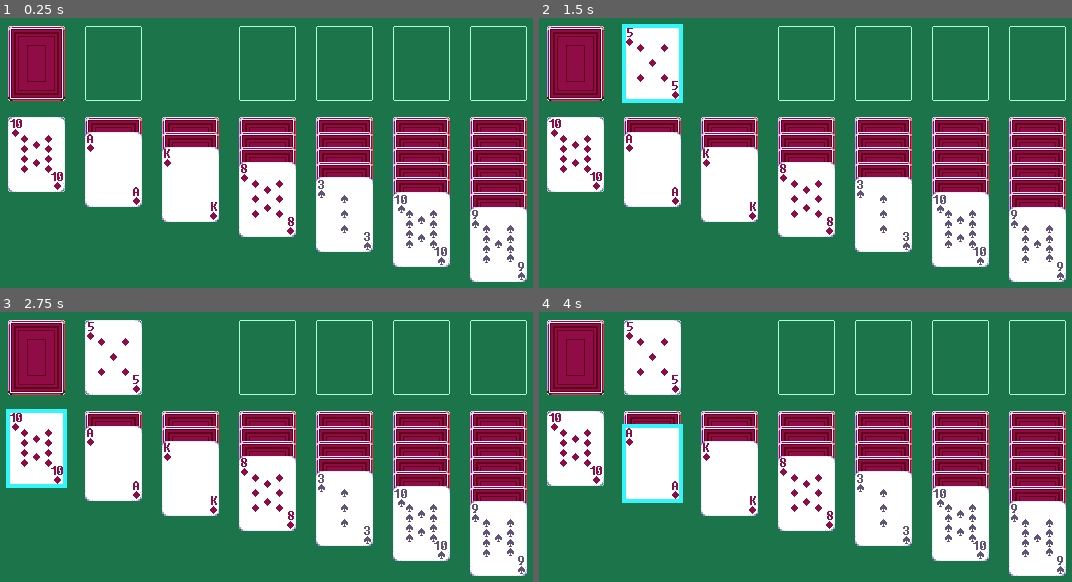
Above: before the commit, frames 1-4 (two rows, left to right).
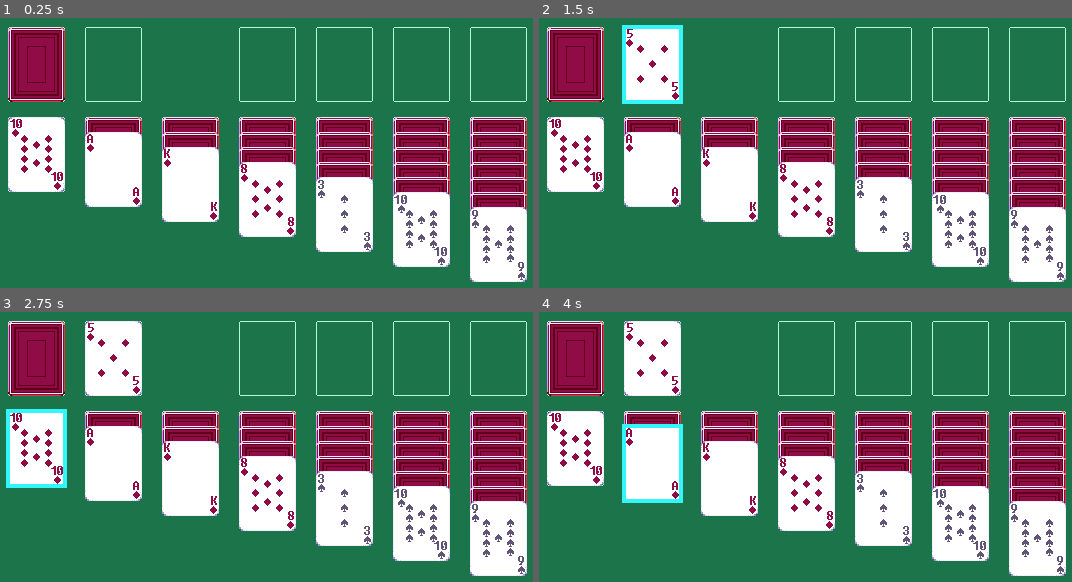
Above: after the commit, the same moments.

Repository: smolio/Basic-Solitaire
Game: Godot game, scene res://main_loop.tscn
Same seed, same stepped clock (60 frames per second), same inputs: the game is played once before the commit and once after it.
Inputs (mouse positions are in pixels of both pictures, inside the frame that each line leads up to):
- Up to frame 1 (0.25 s): no input
- Up to frame 2 (1.5 s): tap Enter at 0.5 s; drag from (576, 63) to (864, 155) at 0.52 s; tap Space at 1.25 s; drag from (650, 63) to (outside the picture) at 1.27 s
- Up to frame 3 (2.75 s): tap Enter at 2 s; move the mouse to (37, 449) at 2.02 s; click (37, 449) at 2.17 s
- Up to frame 4 (4 s): tap Space at 2.75 s; drag from (650, 449) to (640, 490) at 2.77 s; tap Enter at 3.5 s; drag from (650, 463) to (837, 581) at 3.52 s

The runs differ from the first frame. In frame 1, 1.4% of the frame differs, in the area x 1-99%, y 2-32%; in frame 2, 1.5%; in frame 3, 1.5%; in frame 4, 1.5%.

Commit message:
adjusted sizing parameters for window and layout
Minor adjustment in Card, deactivating unneeded portions

Diff:
--- a/Main.gd
+++ b/Main.gd
@@ -1,27 +1,45 @@
 extends Node
 
-#signal initialized_collections
 
 @export var margins: CardLayoutMargins
 @export var CM: Node
 @export var SM: Node
 @export var TM: Node
 
+
+enum gamestate {NEW_GAME, LOAD_GAME}
+
 var suits: Array = ["spade", "diamond", "club", "heart"]
-var values: Array = ["A","2","3","4","5","6","7","8","9","10","J","Q","K"]
+#var values: Array = ["A","2","3","4","5","6","7","8","9","10","J","Q","K"]
 
 var full_deck: Array = []
 
 var pckd_card = preload("res://Objects/Card.tscn")
 
+#var viewport_height = ProjectSettings.get_setting("display/window/size/viewport_height")
+#var viewport_width = ProjectSettings.get_setting("display/window/size/viewport_width")
+#var project_aspect_ratio = viewport_height / viewport_width
+#var project_aspect_ratio =  Vector2i(viewport_width, viewport_height).aspect()
+#const project_aspect_ratio = 600.0 / 560.0
+
 
 func _ready():
+	print_debug(margins.min_screen_width)
+	print_debug(margins.min_screen_length)
+
+	get_window().set_min_size(Vector2i(margins.min_screen_width, margins.min_screen_length))
+	#get_window().size_changed.connect(set_window_aspect_ratio)
+
 	initialize_deck()
 	initialize_caches()
 
 	#Add Tableau Cards to Scene
 	$TableauManager/TableauStacks.call("setup_table")
 
+
+#func set_window_aspect_ratio():
+#	print("size_changed")
+#	get_window().size = Vector2i(get_window().size.x, get_window().size.x * project_aspect_ratio)
 
 func initialize_deck():
 	full_deck.clear()
@@ -32,16 +50,16 @@
 		#For each value in suit
 		for j in range(13):
 			var new_card = pckd_card.instantiate()
-			new_card.setup([suits[i],values[j],Card.FACEDOWN])
+			new_card.setup([suits[i],j,Card.FACEDOWN])
 			full_deck.append(new_card)
 	full_deck.shuffle()
+
 
 func initialize_caches():
 	CM.stockpile.deck = initialize_collection(StockDataStruct, 24)
 	TM.tableau.tabl = initialize_collection(TableauDataStruct, 28)
 	SM.foundations.foundation = initialize_collection(FoundationDataStruct, 0)
 	CM.wastepile.pile = initialize_collection(WasteDataStruct, 0)
-	#initialized_collections.emit()
 
 
 func initialize_collection(collection_type: Object, number: int):
@@ -49,13 +67,20 @@
 
 	for i in range(number):
 		cards.append(full_deck.pop_back())
-	#ResourceSaver.save(coll, "res://Cache/%s.tres" % collection_type)
+
 	if cards.size() > 0:
 		return collection_type.new(cards)
 	else:
 		return collection_type.new()
 
 
+func save_game():
+	#ResourceSaver.save(coll, "res://Cache/%s.tres" % collection_type)
+
+	#Need to include a way to skip initialization if loading a saved game
+	pass
+
+
 func reset_game():
 	#free children and re-initialize deck and caches
 	pass
--- a/Objects/Card.gd
+++ b/Objects/Card.gd
@@ -26,7 +26,7 @@
 #var card_attr = ["spade", "K", FACEUP]
 
 #Card should be initialized with a suit, value, and face position
-func setup(card_attr: Array):
+func setup(card_attr: Array) -> void:
 
 	#Set the suit
 	self.suit = card_attr[0]
@@ -38,18 +38,20 @@
 		"diamond","heart":
 			self.color = suit_color.RED
 
-	#Set integer value
-	match card_attr[1]:
-		"A":
-			self.value = 1
-		"J":
-			self.value = 11
-		"Q":
-			self.value = 12
-		"K":
-			self.value = 13
-		_:
-			self.value = int(card_attr[1])
+	#Set the card value (#1 - #13)
+	self.value = card_attr[1] + 1
+#	#Set integer value
+#	match card_attr[1]:
+#		"A":
+#			self.value = 1
+#		"J":
+#			self.value = 11
+#		"Q":
+#			self.value = 12
+#		"K":
+#			self.value = 13
+#		_:
+#			self.value = int(card_attr[1])
 
 	#Set the face position
 	self.face = card_attr[2]
@@ -80,12 +82,12 @@
 			log_move_command(self)
 
 
-func _on_focus_entered():
+func _on_focus_entered() -> void:
 	selected = true
 	$Outline.show()
 
 
-func _on_focus_exited():
+func _on_focus_exited() -> void:
 	selected = false
 	$Outline.hide()
 
@@ -119,24 +121,24 @@
 
 
 
-func log_select_command(target):
+func log_select_command(target: Card) -> void:
 	var new_select_command = select_scn.instantiate()
 	self.add_child(new_select_command)
 	print_debug(target)
 
 
-func log_move_command(target):
+func log_move_command(target: Card) -> void:
 	var new_move_command = move_scn.instantiate()
 	self.add_child(new_move_command)
 	print_debug(target)
 
 
-func flip():
-	#if self.condition.flippable:
-	self.face = FACEUP
-#	$ImageFrames.frame = FACEUP
-#	condition.flippable = false
-#	condition.draggable = true
+#func flip():
+#	#if self.condition.flippable:
+#	self.face = FACEUP
+##	$ImageFrames.frame = FACEUP
+##	condition.flippable = false
+##	condition.draggable = true
 
 
 func set_face(new_value):
@@ -144,6 +146,7 @@
 	match face:
 		FACEUP:
 			$ImageFrames.set_frame(FACEUP)
+			self.mouse_filter = Control.MOUSE_FILTER_STOP
 			condition.draggable = true
 			condition.flippable = false
 		FACEDOWN:
--- a/Objects/Card.tscn
+++ b/Objects/Card.tscn
@@ -23,6 +23,7 @@
 offset_bottom = 75.0
 grow_horizontal = 2
 grow_vertical = 2
+mouse_filter = 2
 mouse_default_cursor_shape = 2
 script = ExtResource("1_3p3j4")
 metadata/_edit_use_anchors_ = true
--- a/Objects/Resources/CardLayoutMargins.gd
+++ b/Objects/Resources/CardLayoutMargins.gd
@@ -1,20 +1,52 @@
 class_name CardLayoutMargins
 extends Resource
 
-#Create a Resource of CardLayoutMargins?
-# CardWidth = 57 ; CardLength = 75 ; CardStackMargin = 15 ; FoundationRowAxis = 39 ; TableauRowYAxis = 130 ; TableauColXAxis = 77 ; LeftMargin = 20
-#To create moveable outlines on the table, create a transparent CardOutline file and import a pure green background
 
-#Distance from left side of screen to left edge of 1st column card - X-Axis
-@export var card_width: int
-@export var card_length: int
+var _card_width: int
+@export var card_width: int:
+	get: return _card_width
+	set(value): _card_width = value; calculate_screen_size()
 
-@export var play_area_left_margin: int
-@export var play_area_top_margin: int
+var _card_length: int
+@export var card_length: int:
+	get: return _card_length
+	set(value): _card_length = value; calculate_screen_size()
 
-@export var row_distance: int
-@export var column_distance: int
+#Distance from left side of screen to left edge of 1st column card - (x,0)
+var _play_area_left_margin: int
+@export var play_area_left_margin: int:
+	get: return _play_area_left_margin
+	set(value): _play_area_left_margin = value; calculate_screen_size()
 
-@export var card_stack_margin: int
+#Distance from top of screen to top edge of 1st row of cards - (0, y)
+var _play_area_top_margin: int
+@export var play_area_top_margin: int:
+	get: return _play_area_top_margin
+	set(value): _play_area_top_margin = value; calculate_screen_size()
 
-@export var tableau_top_margin: int
+#Distance between rows of cards
+var _row_distance: int
+@export var row_distance: int:
+	get: return _row_distance
+	set(value): _row_distance = value; calculate_screen_size()
+
+#Distance between columns of cards
+var _column_distance: int
+@export var column_distance: int:
+	get: return _column_distance
+	set(value): _column_distance = value; calculate_screen_size()
+
+#Distance between two cards that are stacked on top of each other
+var _card_stack_margin: int
+@export var card_stack_margin: int:
+	get: return _card_stack_margin
+	set(value): _card_stack_margin = value; calculate_screen_size()
+
+#Screen Size
+@export var min_screen_width: int
+@export var min_screen_length: int
+
+
+func calculate_screen_size():
+	min_screen_width = (2 * _play_area_left_margin) + (7 * _card_width) + (6 * _column_distance) # (x,0) value
+	min_screen_length = (2 * _play_area_top_margin) + (2 * _card_length) + (12 * _card_stack_margin) + _row_distance # (0,y) value
--- a/Objects/Resources/DefaultMargins.tres
+++ b/Objects/Resources/DefaultMargins.tres
@@ -7,8 +7,9 @@
 card_width = 57
 card_length = 75
 play_area_left_margin = 20
-play_area_top_margin = 39
-row_distance = 16
+play_area_top_margin = 40
+row_distance = 15
 column_distance = 20
 card_stack_margin = 15
-tableau_top_margin = 130
+screen_width = null
+screen_length = null
--- a/Objects/System Managers/CachesManager.gd
+++ b/Objects/System Managers/CachesManager.gd
@@ -1,8 +1,6 @@
 class_name CachesManager
 extends Node
 
-signal played_card_into_tableau
-signal played_card_into_foundation
 
 @export var stockpile: Node
 @export var wastepile: Node
--- a/Objects/System Managers/TableauManager.gd
+++ b/Objects/System Managers/TableauManager.gd
@@ -3,3 +3,6 @@
 
 @export var tableau: Node
 @export var waste: Node
+
+
+#Any time a facedown card within a tableau stack is revealed / last in stack, make it flippable and change mouse_filter to STOP
--- a/main_loop.tscn
+++ b/main_loop.tscn
@@ -1,10 +1,8 @@
-[gd_scene load_steps=13 format=3 uid="uid://dpcelkwav7dc"]
+[gd_scene load_steps=11 format=3 uid="uid://dpcelkwav7dc"]
 
 [ext_resource type="Script" path="res://Main.gd" id="1_h2u22"]
 [ext_resource type="Resource" uid="uid://qutdo4amnvqa" path="res://Objects/Resources/DefaultMargins.tres" id="2_csw5x"]
-[ext_resource type="Texture2D" uid="uid://bygru7ga2xyja" path="res://Assets/board_final_classicsolitaire.png" id="2_fbu2l"]
 [ext_resource type="PackedScene" uid="uid://drom4gytp3aq4" path="res://Objects/StockPileDeck.tscn" id="3_1w1nt"]
-[ext_resource type="Texture2D" uid="uid://b5cf3sxe1q5mn" path="res://Assets/blank-board-560-by-600.png" id="4_51bac"]
 [ext_resource type="Script" path="res://Objects/System Managers/CachesManager.gd" id="4_d1ice"]
 [ext_resource type="PackedScene" uid="uid://gal5u7pannpg" path="res://Objects/WastePileDeck.tscn" id="4_f4tui"]
 [ext_resource type="Script" path="res://Objects/System Managers/EmptyCellManager.gd" id="5_5t5j8"]
@@ -20,26 +18,14 @@
 SM = NodePath("StacksManager")
 TM = NodePath("TableauManager")
 
-[node name="Board" type="TextureRect" parent="."]
-visible = false
+[node name="Board" type="ColorRect" parent="."]
 anchors_preset = 15
 anchor_right = 1.0
 anchor_bottom = 1.0
 grow_horizontal = 2
 grow_vertical = 2
 mouse_filter = 2
-texture = ExtResource("2_fbu2l")
-stretch_mode = 2
-
-[node name="Board-Blank" type="TextureRect" parent="."]
-anchors_preset = 15
-anchor_right = 1.0
-anchor_bottom = 1.0
-grow_horizontal = 2
-grow_vertical = 2
-mouse_filter = 2
-texture = ExtResource("4_51bac")
-stretch_mode = 2
+color = Color(0.105469, 0.453125, 0.289063, 1)
 
 [node name="EmptyCellManager" type="Node" parent="."]
 script = ExtResource("5_5t5j8")
